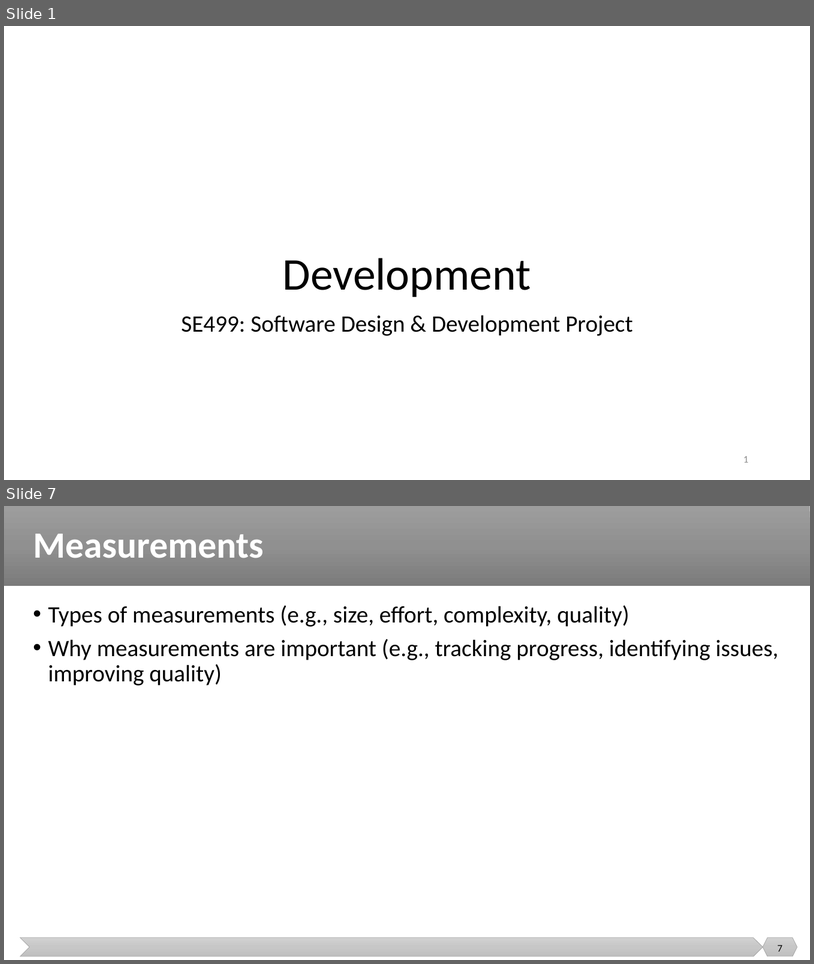
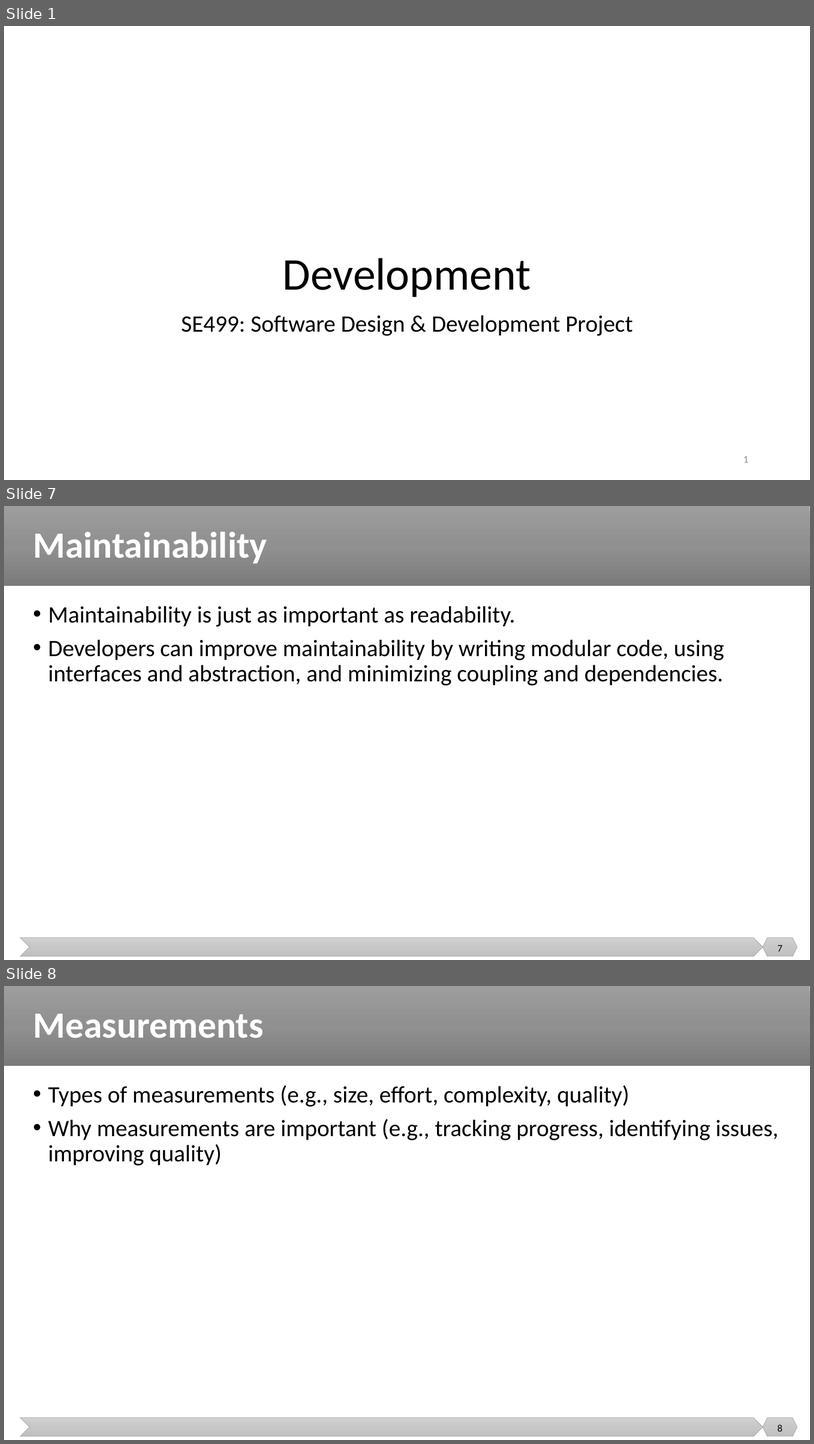
Before and after one commit to malenezi/malenezi, a slide deck: SE499/Lectures/5/Development.pptx. Shown one above the other, each under a label of ours: slides 1 and 7 before the commit, slides 1, 7 and 8 after it; the slides between them are not shown. The pictures are 814x964 and 814x1444 pixels, drawn with LibreOffice and Linux fonts; fonts in the diff are those of the drawing; background and template pictures are left out. Boxes give left, top, right and bottom in pixels: in the first picture for what was removed or moved away, otherwise in the second. Text is boxed around its words. In the diff, an @@ line names an element or a change of style, - is before the commit and + after.

```diff
--- a/SE499/Lectures/5/Development.pptx
+++ b/SE499/Lectures/5/Development.pptx
@@ slide 7 added at bbox=[4, 506, 810, 960], background #FFFFFF; not listed: 3 template elements that a slide beside it also shows @@
@@ title added at bbox=[33, 532, 267, 564], 44 pt, text #FFFFFF, bold @@
+Maintainability
@@ text added at bbox=[48, 606, 725, 685], 28 pt, text #000000 @@
+• Maintainability is just as important as readability.
+• Developers can improve maintainability by writing modular code, using interfaces and abstraction, and minimizing coupling and dependencies.
@@ page number added at bbox=[778, 945, 783, 951], 12 pt, text #000000 @@
+7
@@ what was slide 7 is now slide 8 @@
@@ page number at bbox=[778, 1424, 783, 1431]: text changed @@
-7
+8
```
Also in this commit, not shown: 9 other slides added, 1 other file.
